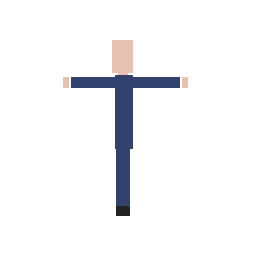
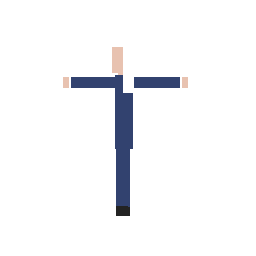
Layers edited between the first and the second 256 x 256 image:
added layer "long_hair" above "short_hair" over [112, 40, 134, 93]
added layer "short_hair" above "hair" over [112, 40, 133, 58]
added layer "hair" above "head" over [112, 40, 133, 67]
